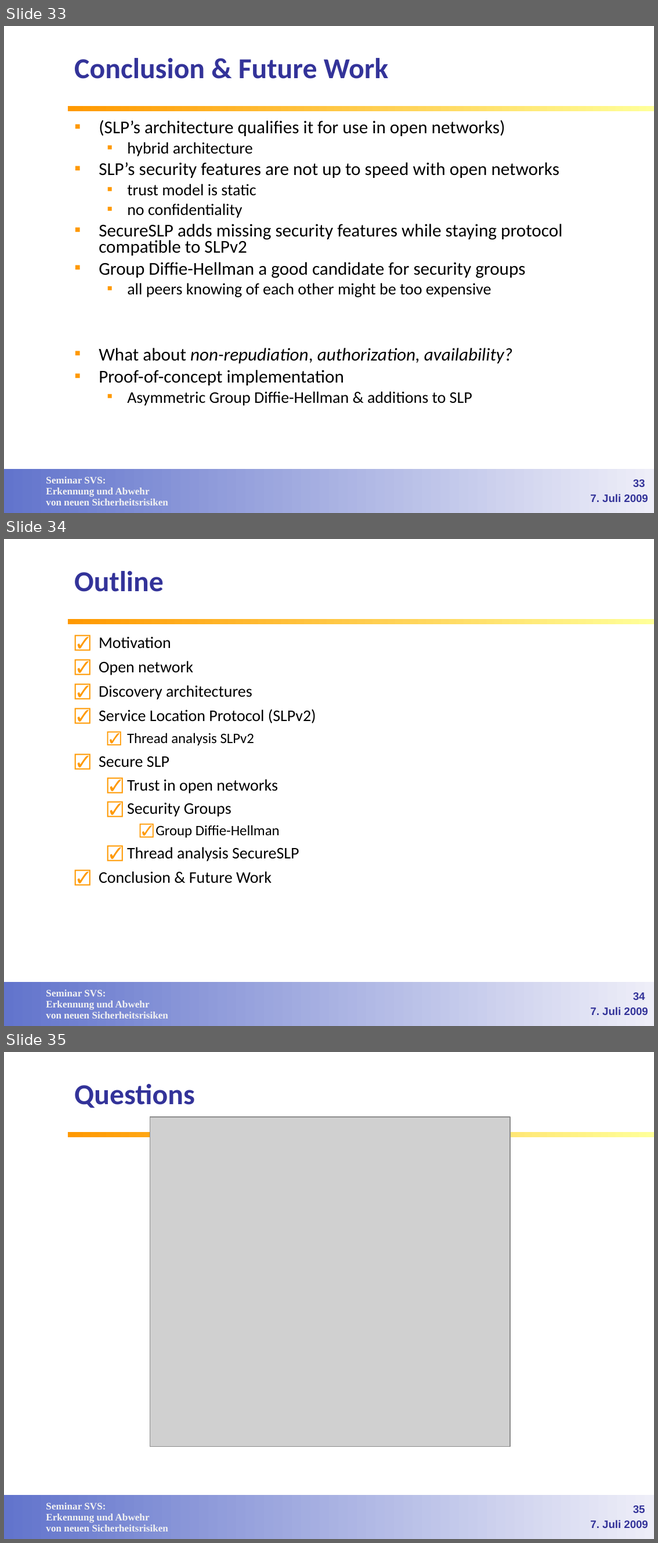
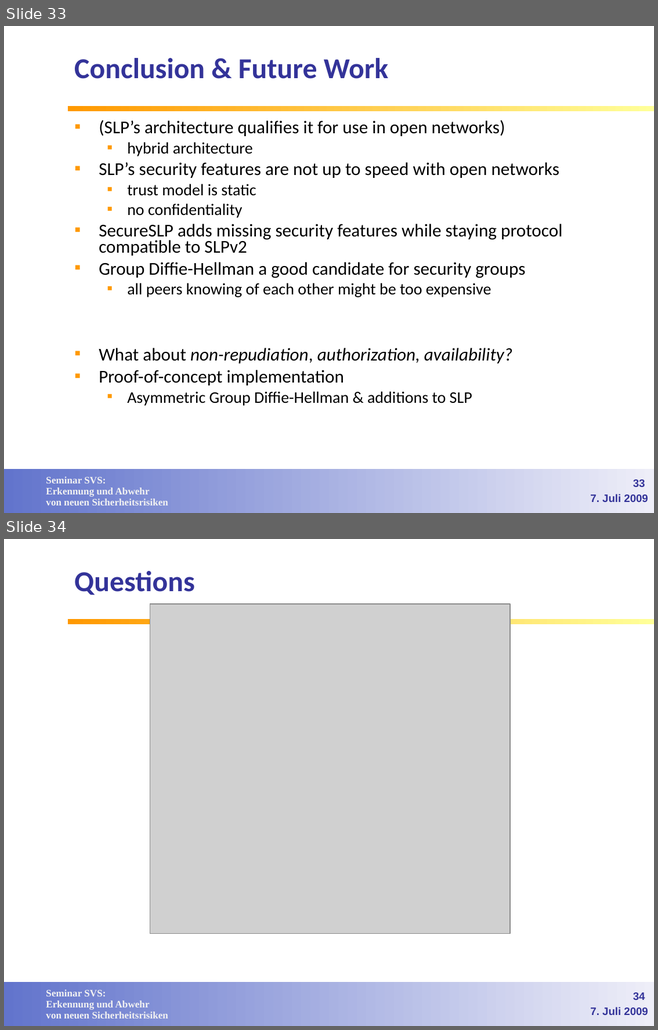
Before and after one commit to lemmy/SecuredSLP, a slide deck: doc/Service Discovery in open networks.ppt. Shown one above the other, each under a label of ours: slides 33, 34 and 35 before the commit, slides 33 and 34 after it. The pictures are 658x1543 and 658x1030 pixels, drawn with LibreOffice and Linux fonts; fonts in the diff are those of the drawing; grey boxes stand for pictures; background and template pictures are left out. Boxes give left, top, right and bottom in pixels: in the first picture for what was removed or moved away, otherwise in the second. Text is boxed around its words. In the diff, an @@ line names an element or a change of style, - is before the commit and + after.

```diff
--- a/doc/Service Discovery in open networks.ppt
+++ b/doc/Service Discovery in open networks.ppt
@@ slide 34 removed at (4,539,654,1026), background #FFFFFF; not listed: 3 template elements that a slide beside it also shows @@
@@ title removed at (74,571,164,592) @@
-Outline
@@ text removed at (99,636,316,884) @@
-☑ Motivation
-☑ Open network
-☑ Discovery architectures
-☑ Service Location Protocol (SLPv2)
-  ☑ Thread analysis SLPv2
-☑ Secure SLP
-  ☑ Trust in open networks
-  ☑ Security Groups
-    ☑ Group Diffie-Hellman
-  ☑ Thread analysis SecureSLP
-☑ Conclusion & Future Work
@@ text removed at (590,1007,647,1015) @@
-7. Juli 2009
@@ page number removed at (633,993,645,1000) @@
-34
@@ what was slide 35 is now slide 34 @@
@@ page number at (633,993,645,1000): text changed @@
-35
+34
```
Also in this commit, not shown: 6 slides changed.
